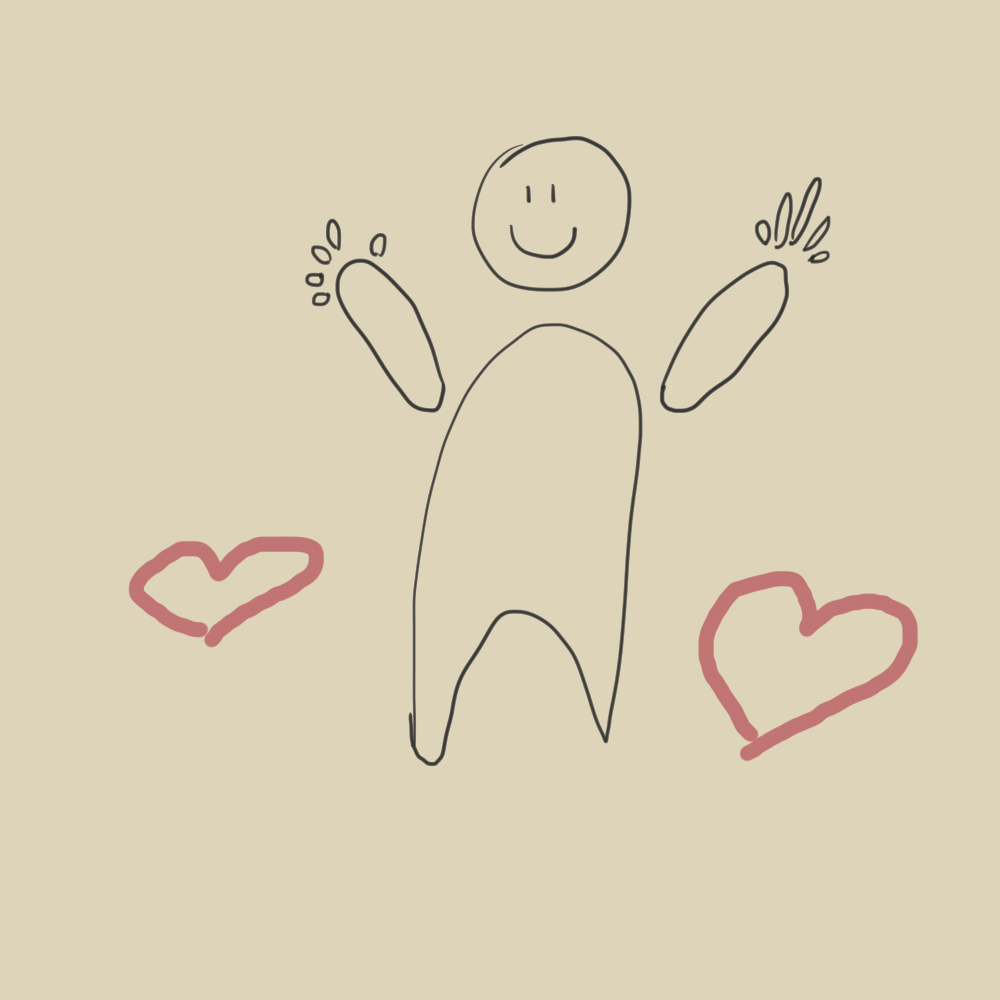
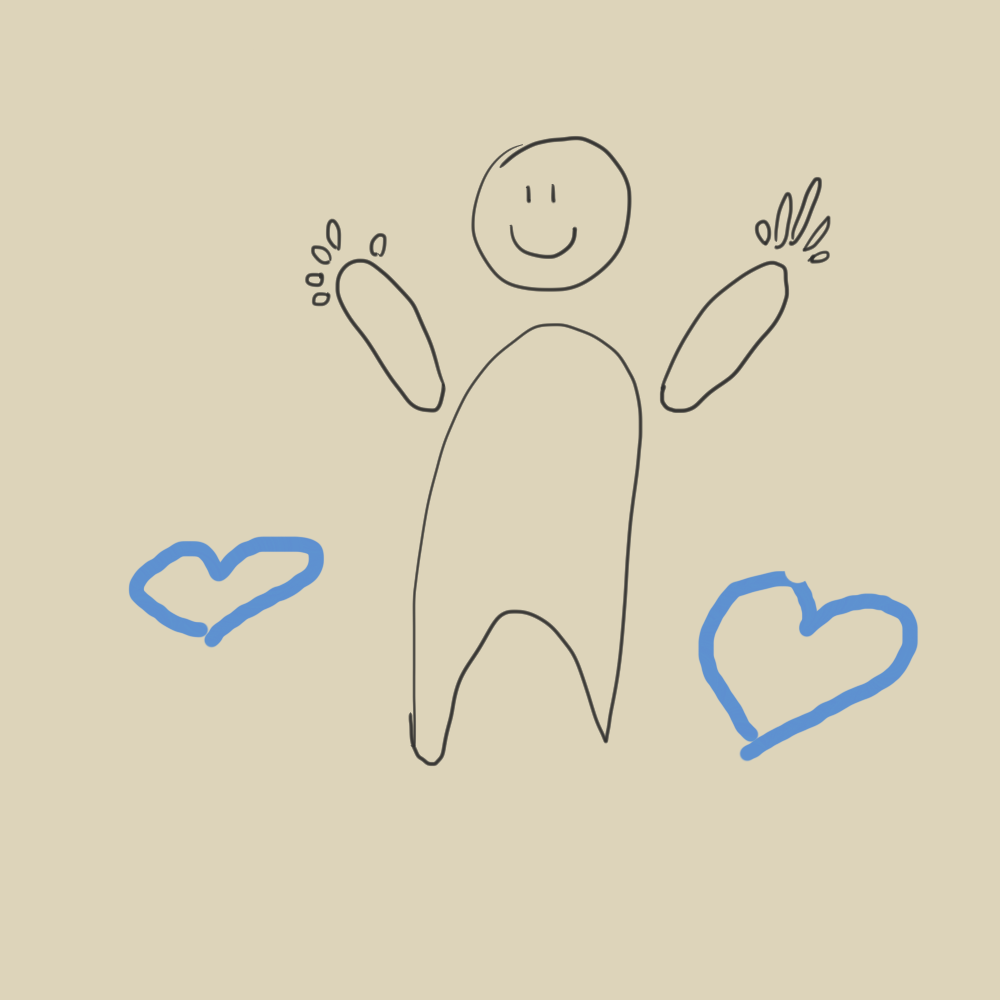
The second 1000x1000 image is a revision of the first. Changes to its layers:
painted on "Calque 1" over [128, 536, 919, 762]
